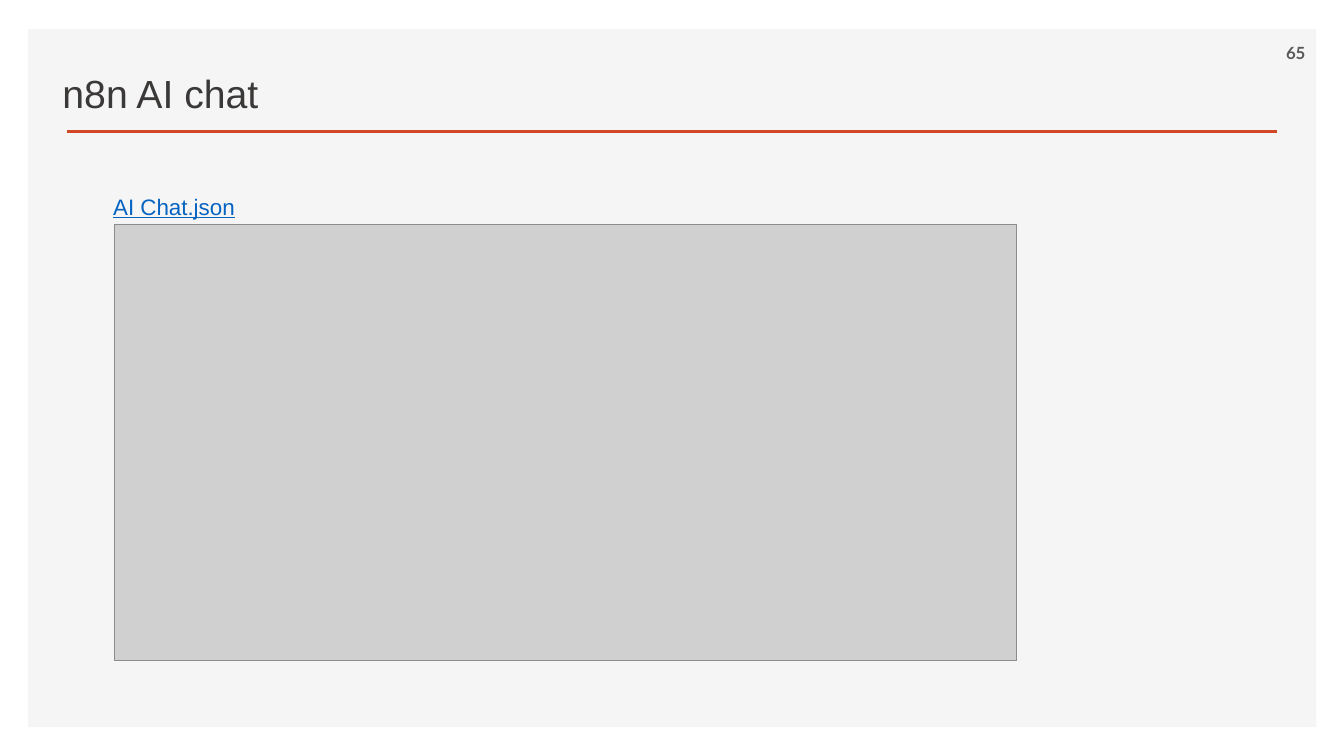
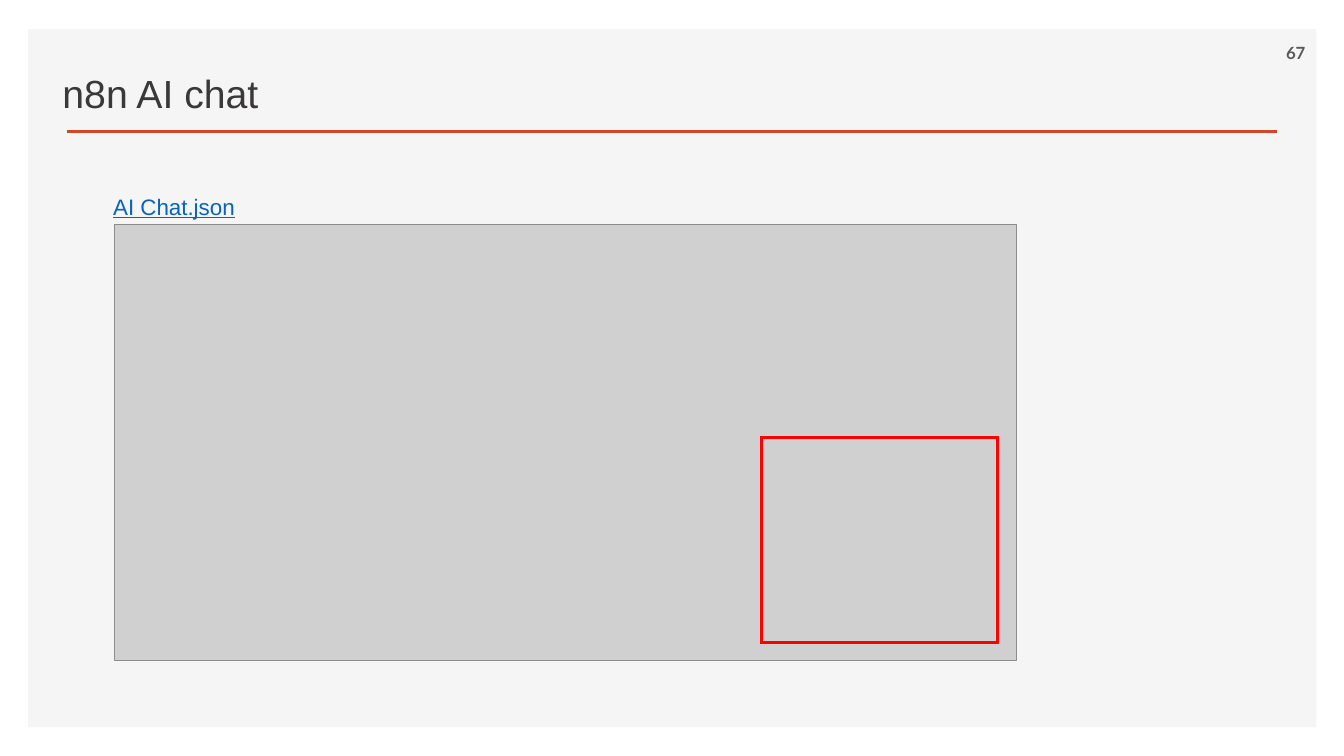
Before and after one commit to ancestor9/2026_Fall_AI-Workflow, a slide deck: slide 67 of PPTs/02_AI Workflow_n8n.pptx (slide 65 before the commit). Drawn at 1344x756 pixels with LibreOffice and Linux fonts; fonts in the diff are those of the drawing; grey boxes stand for pictures; background and template pictures are left out. Boxes give left, top, right and bottom in pixels: in the first picture for what was removed or moved away, otherwise in the second. Text is boxed around its words. In the diff, an @@ line names an element or a change of style, - is before the commit and + after.

```diff
--- a/PPTs/02_AI Workflow_n8n.pptx
+++ b/PPTs/02_AI Workflow_n8n.pptx
@@ page number at (x1=1286, y1=47, x2=1305, y2=59): text changed @@
-65
+67
@@ rectangle added at (x1=762, y1=438, x2=998, y2=642), outline #FF0000 2.25 pt @@
```
Also in this commit, not shown: 5 slides added.
